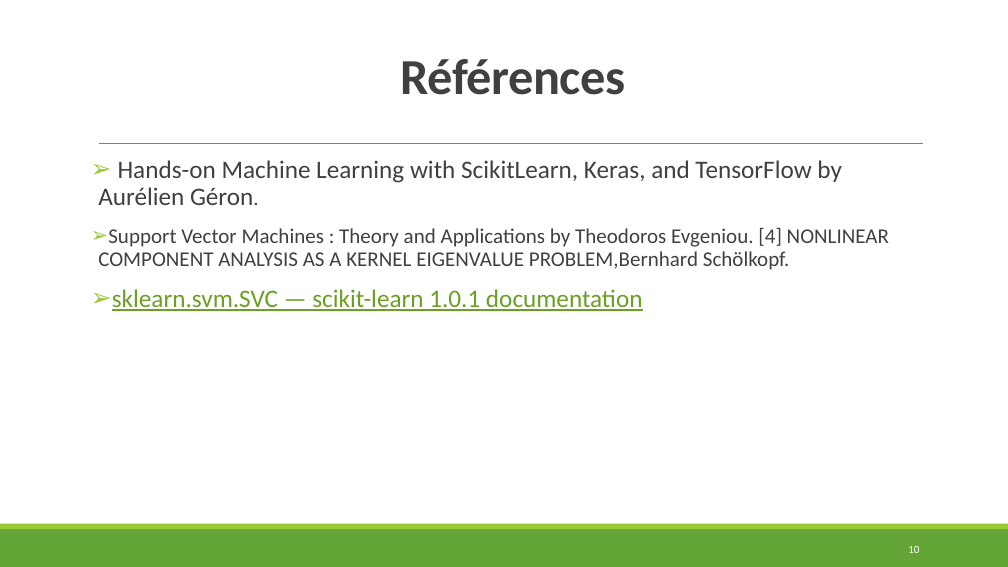
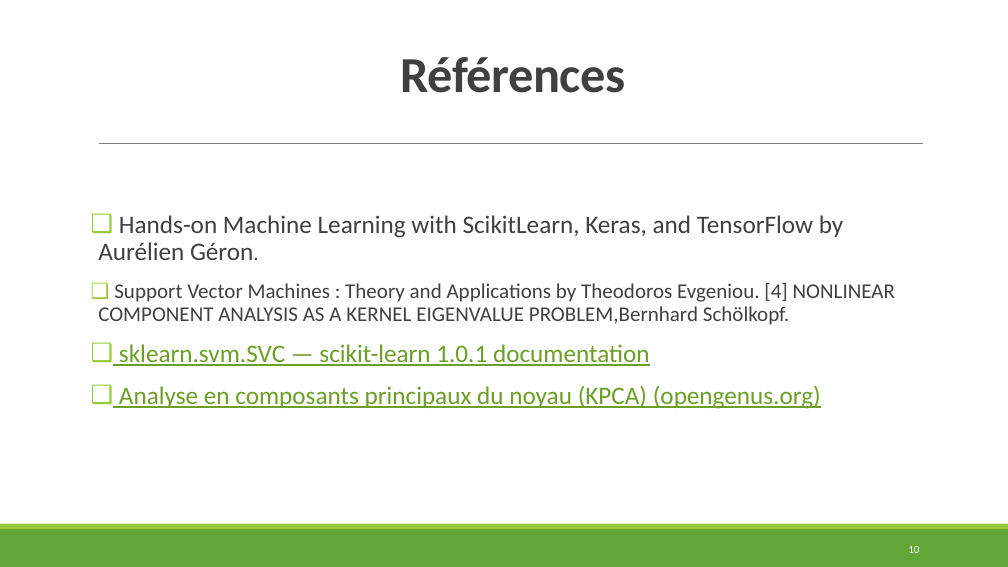
Before and after one commit to HOU-D/Machine-learning-project-, a slide deck: slide 10 of ML_AKOUMI HOUDA.pptx. Drawn at 1008x567 pixels with LibreOffice and Linux fonts; fonts in the diff are those of the drawing. Boxes give left, top, right and bottom in pixels: in the first picture for what was removed or moved away, otherwise in the second. Text is boxed around its words. In the diff, an @@ line names an element or a change of style, - is before the commit and + after.

```diff
--- a/ML_AKOUMI HOUDA.pptx
+++ b/ML_AKOUMI HOUDA.pptx
@@ text "Hands-on Machine Learning with ScikitLearn, ...": place and size @@
-text "Hands-on Machine Learning with ScikitLearn, ..." at <box>98,160,889,311</box>
+text "Hands-on Machine Learning with ScikitLearn, ..." at <box>98,215,895,409</box>
@@ text at <box>98,215,895,366</box>: bullet ➢ to ❑ @@
@@ text at <box>119,385,821,409</box>: paragraph added @@
+❑ Analyse en composants principaux du noyau (KPCA) (opengenus.org)
```
Also in this commit, not shown: 3 other slides changed, 6 slides added, 6 slides removed.
